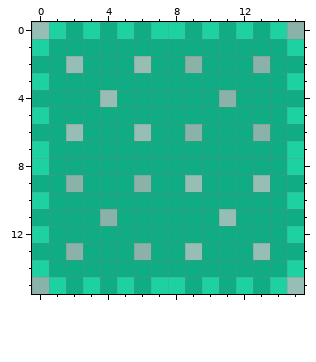
Edited in one commit: pixel-art file (Assets/Sprites/Interactables/platform.aseprite). That is the earlier state.
16x16 pixels, 1 frame.
The same view after the edit:
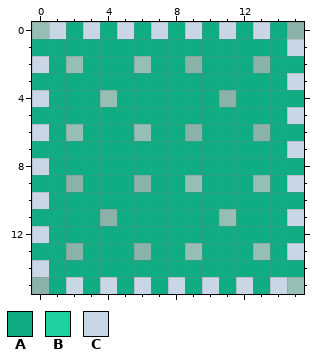
Palette (. is transparent): A #10ac84  B #1dd1a1  C #c8d6e5
The edit:
@@ x 0..15 @@
- 0 .BABABABBABABAB.
- 1 BAAAAAAAAAAAAAAB
- 2 AA.AAA.AA.AAA.AA
- 3 BAAAAAAAAAAAAAAB
- 4 AAAA.AAAAAA.AAAA
- 5 BAAAAAAAAAAAAAAB
- 6 AA.AAA.AA.AAA.AA
- 7 BAAAAAAAAAAAAAAB
- 8 BAAAAAAAAAAAAAAB
- 9 AA.AAA.AA.AAA.AA
-10 BAAAAAAAAAAAAAAB
-11 AAAA.AAAAAA.AAAA
-12 BAAAAAAAAAAAAAAB
-13 AA.AAA.AA.AAA.AA
-14 BAAAAAAAAAAAAAAB
-15 .BABABABBABABAB.
+ 0 .CACACACACACACA.
+ 1 AAAAAAAAAAAAAAAC
+ 2 CA.AAA.AA.AAA.AA
+ 3 AAAAAAAAAAAAAAAC
+ 4 CAAA.AAAAAA.AAAA
+ 5 AAAAAAAAAAAAAAAC
+ 6 CA.AAA.AA.AAA.AA
+ 7 AAAAAAAAAAAAAAAC
+ 8 CAAAAAAAAAAAAAAA
+ 9 AA.AAA.AA.AAA.AC
+10 CAAAAAAAAAAAAAAA
+11 AAAA.AAAAAA.AAAC
+12 CAAAAAAAAAAAAAAA
+13 AA.AAA.AA.AAA.AC
+14 CAAAAAAAAAAAAAAA
+15 .ACACACACACACAC.
Boxes around the changes in both pictures, in picture pixels (x1, y1, x2, y2):
changed: (32, 22, 304, 294)
